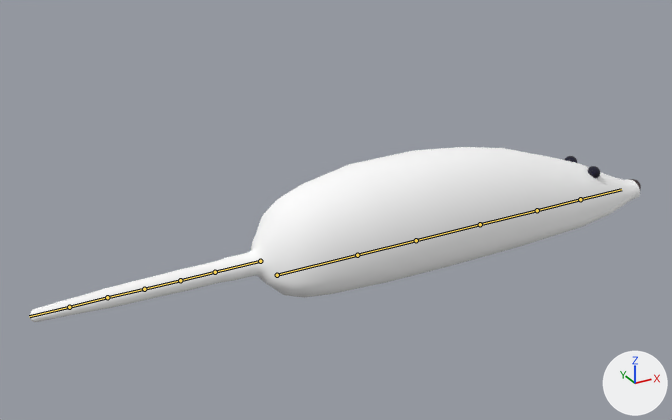
The glTF model Assets/Models/Player_mouse/Mouse.glb as it was, and as the next commit left it.
Both versions are drawn from a 50 mm camera at (-3.27, -4.06, 2.17) aimed at (-0.99, 0.09, 0.09). The axes (+X, +Y, +Z) are drawn at lower right. The lights are the same throughout. Both versions are drawn at frame 50 of the action 'ArmatureAction'; the numbers are the values there. The bones that bend it are drawn over the model as lines.

In view in the first picture: 'mouse'.
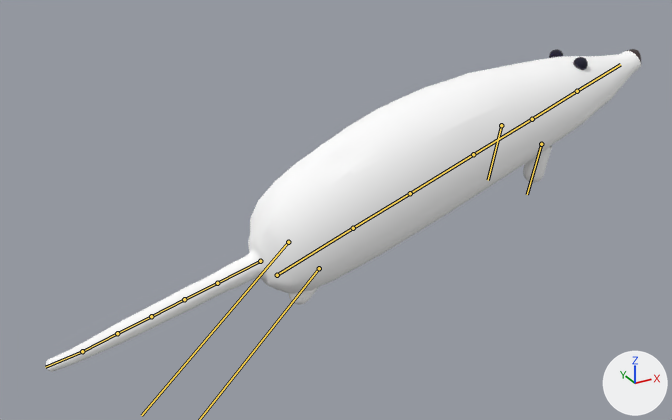
Pixel boxes [x1, y1, x2, y2] of what changed, in the pictures (672 x 420 px):
'mouse', posed (84% taller)
    before: [30, 147, 641, 322]
    after: [46, 49, 641, 372]
bone 'Bone.005', root to tip
    before: (260, 261) to (215, 272)
    after: (260, 261) to (217, 283)
bone 'Bone', root to tip
    before: (69, 307) to (29, 316)
    after: (82, 351) to (45, 367)
bone 'Bone.009', root to tip
    before: (277, 275) to (357, 255)
    after: (277, 275) to (353, 228)

What the commit changed:
Bone 'Bone.005' (bone_bone_005) turns from (0, 0, 0) to (0, 0, -15) degrees about its own x, y and z.
Bone 'Bone' (bone_bone) turns from (0, 0, 0) to (0, 0, 5) degrees about its own x, y and z.
Bone 'Bone.009' (bone_bone_009) turns from (0, 0, 0) to (0, 0, 20) degrees about its own x, y and z.
